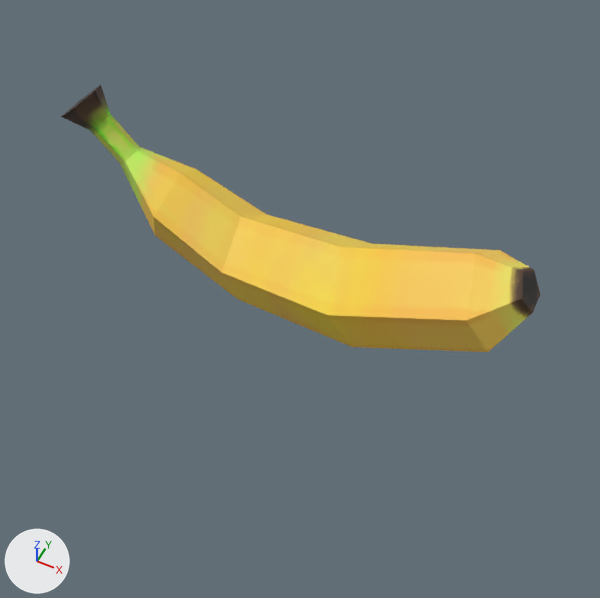
An edit to the glTF model Interactables/Items/Banana/banana.gltf, drawn before and after from the same camera.
One viewpoint serves both versions: a camera (50 mm lens) standing at (0.103, -0.214, 0.268) and looking at (0.005, -0.017, 0.022). Lighting does not change. The marker at lower left points along +X, +Y and +Z. Vertices at the same position are counted once.

In view in the first picture: 'Banana'.
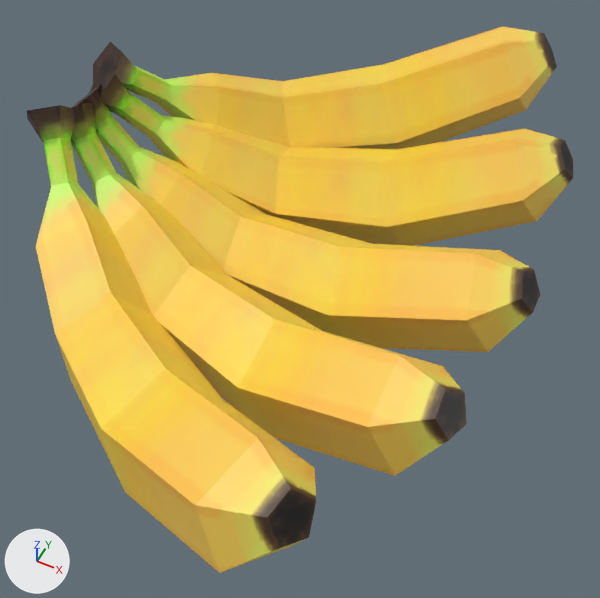
What differs and where, as boxes [x1, y1, x2, y2] in the pictures (600 x 598 px):
'Banana', reshaped, moved, turned: before [61, 85, 540, 352]; after [27, 27, 573, 573]
part 1 of me_circle, added (yellow): after [72, 85, 540, 352]
part 2 of me_circle, added (yellow): after [27, 105, 316, 573]
part 3 of me_circle, added (yellow): after [89, 71, 573, 246]
part 4 of me_circle, added (yellow): after [93, 27, 557, 149]

The change, as a list of edits to the scene's bpy script:
```text
Change me_circle:
    used by ob_banana; location = (0.0, 0.0, 0.0); rotation_euler = (1.571, 0.0, 1.571), in degrees (90, 0, 90)
    remove me_circle.from_pydata(...)  # 40 vertices, 76 faces; spans x -0.022..0.022, y -0.001..0.078, z -0.11..0.09
    add me_circle.from_pydata(...)  # 200 vertices, 380 faces; spans x -0.077..0.184, y -0.001..0.099, z -0.123..0.09
    me_circle part 1: the loose piece of 40 vertices spanning x -0.022..0.022, y -0.001..0.078, z -0.11..0.09 is copied, and the copy is multiplied about its middle by the matrix ((0.943, -0.169, 0.287), (0.171, 0.985, 0.016), (-0.285, 0.034, 0.958)), then moved by (0.041, 0.002, -0.01); it spans x 0.0..0.081, y 0.001..0.078, z -0.116..0.078
    me_circle part 2: the loose piece of 40 vertices spanning x -0.022..0.022, y -0.001..0.078, z -0.11..0.09 is copied, and the copy is multiplied about its middle by the matrix ((0.95, 0.169, -0.264), (-0.18, 0.984, -0.018), (0.256, 0.064, 0.964)), then moved by (-0.039, 0.002, -0.005); it spans x -0.077..0.0, y -0.001..0.081, z -0.111..0.084
    me_circle part 3: a new loose piece of 40 vertices spanning x 0.011..0.141, y 0.011..0.082, z -0.118..0.053, in mat_banana (picture img_banana)
    me_circle part 4: a new loose piece of 40 vertices spanning x 0.019..0.184, y 0.025..0.099, z -0.123..0.014, in mat_banana (picture img_banana)
Change ob_banana:
    ob_banana.location: (0.0, 0.0, 0.0) -> (-0.0034, -0.0514, 0.0058)
    ob_banana.rotation_euler: (1.571, 0.0, 1.571) -> (1.537, 0.169, 1.276)  # degrees (90, 0, 90) -> degrees (88, 9.7, 73)
```
